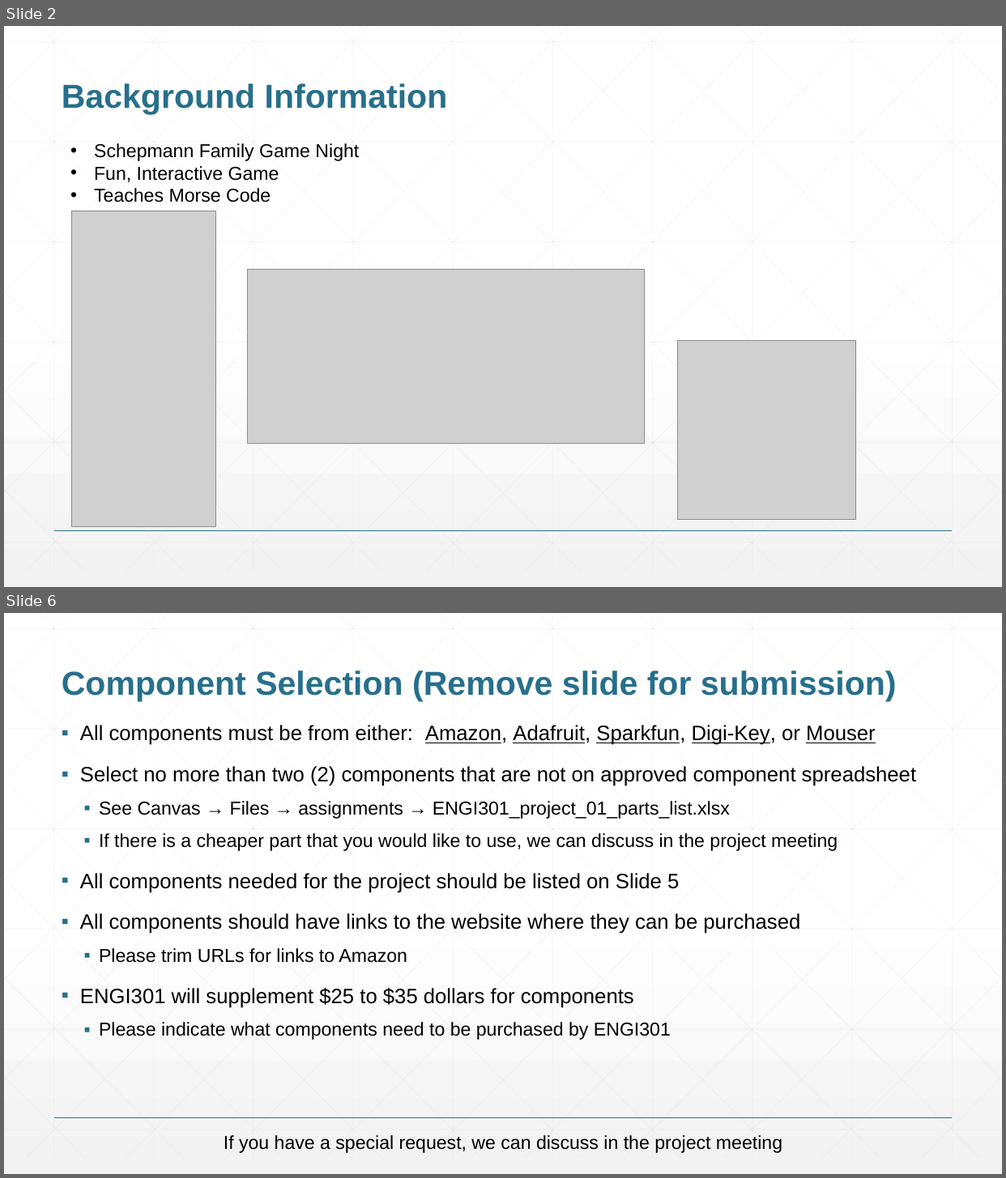
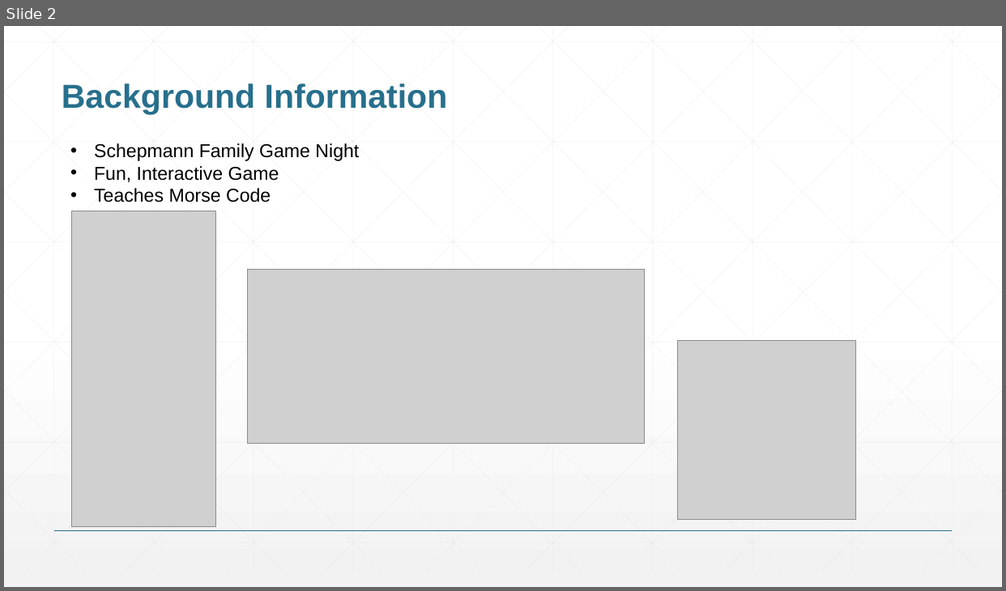
Before and after one commit to mschepmann/ENGI301, a slide deck: project_01/Docs/ENGI301_project_01_proposal.pptx. Shown one above the other, each under a label of ours: slides 2 and 6 before the commit, slide 2 after it; the slides between them are not shown. The pictures are 1006x1178 and 1006x591 pixels, drawn with LibreOffice and Linux fonts; fonts in the diff are those of the drawing; grey boxes stand for pictures. Boxes give left, top, right and bottom in pixels: in the first picture for what was removed or moved away, otherwise in the second. Text is boxed around its words. In the diff, an @@ line names an element or a change of style, - is before the commit and + after.

```diff
--- a/project_01/Docs/ENGI301_project_01_proposal.pptx
+++ b/project_01/Docs/ENGI301_project_01_proposal.pptx
@@ slide 6 removed at <box>4,613,1002,1174</box>, background gradient #FFFFFF to #F2F2F2; not listed: 47 template elements that a slide beside it also shows @@
@@ title removed at <box>62,671,897,702</box> @@
-Component Selection (Remove slide for submission)
@@ text removed at <box>80,725,916,1040</box> @@
-▪ All components must be from either: Amazon, Adafruit, Sparkfun, Digi-Key, or Mouser
-▪ Select no more than two (2) components that are not on approved component spreadsheet
-  ▪ See Canvas → Files → assignments → ENGI301_project_01_parts_list.xlsx
-  ▪ If there is a cheaper part that you would like to use, we can discuss in the project meeting
-▪ All components needed for the project should be listed on Slide 5
-▪ All components should have links to the website where they can be purchased
-  ▪ Please trim URLs for links to Amazon
-▪ ENGI301 will supplement $25 to $35 dollars for components
-  ▪ Please indicate what components need to be purchased by ENGI301
@@ text removed at <box>224,1135,782,1153</box> @@
-If you have a special request, we can discuss in the project meeting
```
Also in this commit, not shown: 3 slides changed.
